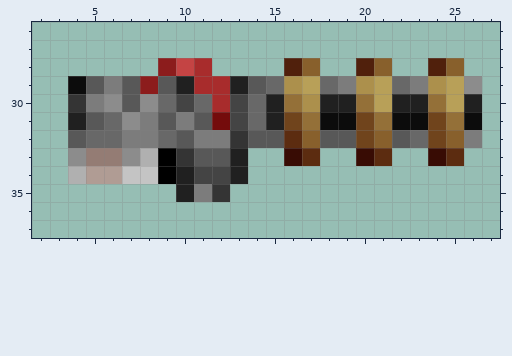
One commit to this pixel-art sprite: Resources/AwesomeGuns/Weapons/RAILGUN/Floorob.gif. Above, as it was before the edit.
The file is 32x40 pixels. Shown: x 2..27, y 26..37.
After:
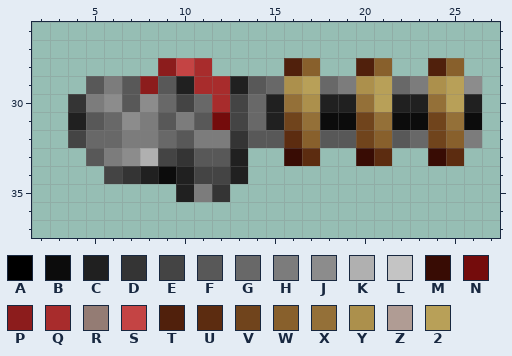
Palette (. is transparent): A #000000  B #0c0c0c  C #202020  D #343434  E #444444  F #585858  G #686868  H #7c7c7c  J #8c8c8c  K #b0b0b0  L #c4c4c4  M #380c04  N #740c0c  P #8c1c1c  Q #a82c2c  R #947c74  S #c44444  T #50200c  U #5c2c10  V #70441c  W #88602c  X #947038  Y #ac904c  Z #b09c94  2 #b8a058
Commit: Railgun floor image was corrected
Diff:
y 29: x 4 B -> .
y 32: x 4 F -> E
y 33: x 4..6 JRR -> .FH; x 9 A -> E
y 34: x 4..9 KZZLLA -> ..EDCB
Boxes around the changes in both pictures, in picture pixels (x1, y1, x2, y2):
changed: (68, 76, 176, 184)
